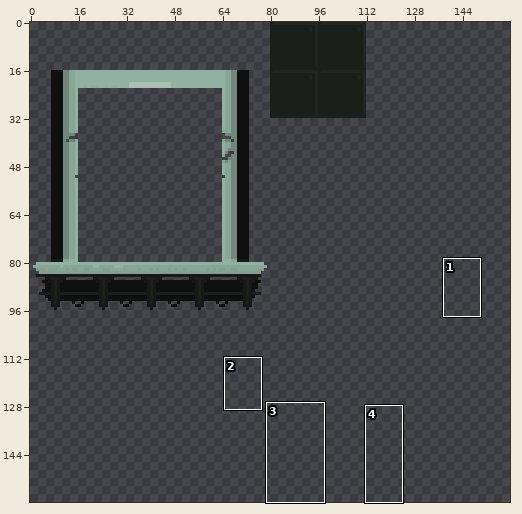
Edited in one commit: pixel-art file (Assets/Art/Tilesets/Lab/lab-tiles.aseprite). Above, an overview of the earlier version with the close-up marked.
Close-up. First the earlier version:
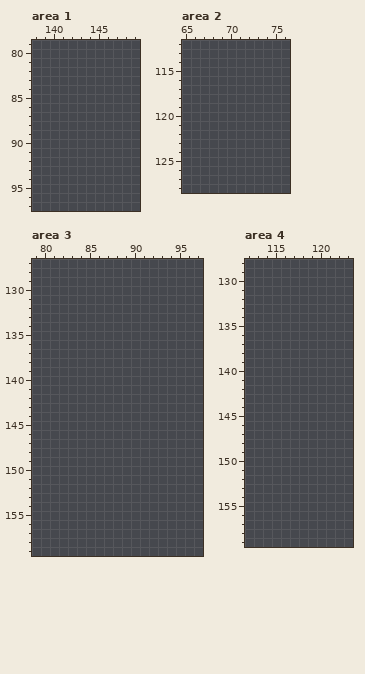
160x160 pixels, 1 frame. Pixels under 10% opacity are left out. Colours within 5 levels of each other are drawn and written as one. Shown: area 1: x 138..149, y 79..97; area 2: x 65..76, y 112..128; area 3: x 79..97, y 127..159; area 4: x 112..123, y 128..159. The commit also changed other parts of the picture, which this record leaves out.
The result:
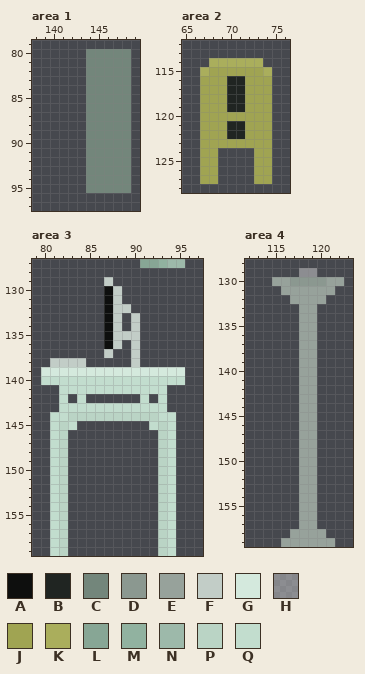
Palette (. is transparent): A #0e0f0e  B #202522  C #73867b  D #8b9890  E #97a29b  F #c2cdc7  G #d4e9dd  H #fffefe61  J #a0a452  K #aaae5c  L #87a695  M #91b2a0  N #9db9aa  P #bad4c5  Q #c2ddce
What changed:
layer "link-wall" added
layer "doorway" added
--- area 1, layer "doorway"
@@ x 142..149 @@
 79 ........
-80 ........
-81 ........
-82 ........
-83 ........
-84 ........
-85 ........
-86 ........
-87 ........
-88 ........
-89 ........
-90 ........
-91 ........
-92 ........
-93 ........
-94 ........
-95 ........
+80 ..CCCCC.
+81 ..CCCCC.
+82 ..CCCCC.
+83 ..CCCCC.
+84 ..CCCCC.
+85 ..CCCCC.
+86 ..CCCCC.
+87 ..CCCCC.
+88 ..CCCCC.
+89 ..CCCCC.
+90 ..CCCCC.
+91 ..CCCCC.
+92 ..CCCCC.
+93 ..CCCCC.
+94 ..CCCCC.
+95 ..CCCCC.
 96 ........
--- area 2, layer "link-wall"
@@ x 65..76 @@
 113 ............
-114 ............
-115 ............
-116 ............
-117 ............
-118 ............
-119 ............
-120 ............
-121 ............
-122 ............
-123 ............
-124 ............
-125 ............
-126 ............
-127 ............
+114 ...KKKKKK...
+115 ..KJJJJJJK..
+116 ..JJJBBJJJ..
+117 ..JJJBBJJJ..
+118 ..JJJBBJJJ..
+119 ..JJJBBJJJ..
+120 ..JJJJJJJJ..
+121 ..JJJBBJJJ..
+122 ..JJJBBJJJ..
+123 ..JJJJJJJJ..
+124 ..JJ....JJ..
+125 ..JJ....JJ..
+126 ..JJ....JJ..
+127 ..JJ....JJ..
 128 ............
--- area 3, layers "doorway", "link-wall"
@@ x 79..97 @@
-127 ...................
+127 ............LLMNN..
 128 ...................
-129 ...................
-130 ...................
-131 ...................
-132 ...................
-133 ...................
-134 ...................
-135 ...................
-136 ...................
-137 ...................
-138 ...................
-139 ...................
-140 ...................
-141 ...................
-142 ...................
-143 ...................
-144 ...................
-145 ...................
-146 ...................
-147 ...................
-148 ...................
-149 ...................
-150 ...................
-151 ...................
-152 ...................
-153 ...................
-154 ...................
-155 ...................
-156 ...................
-157 ...................
-158 ...................
-159 ...................
+129 ........F..........
+130 ........AF.........
+131 ........AF.........
+132 ........AFF........
+133 ........AF.F.......
+134 ........AF.F.......
+135 ........AFFF.......
+136 ........AF.F.......
+137 ........F..F.......
+138 ..FFFF.....F.......
+139 .GGGGGGGGGGGGGGGG..
+140 .QQQQQQQQQQQQQQQQ..
+141 ...QQQQQQQQQQQQ....
+142 ...Q.Q......Q.Q....
+143 ...QQQQQQQQQQQQ....
+144 ..QQPPPPPPPPPPQQ...
+145 ..QPQ........QPQ...
+146 ..QP..........PQ...
+147 ..QP..........PQ...
+148 ..QP..........PQ...
+149 ..QP..........PQ...
+150 ..QP..........PQ...
+151 ..QP..........PQ...
+152 ..QP..........PQ...
+153 ..QP..........PQ...
+154 ..QP..........PQ...
+155 ..QP..........PQ...
+156 ..QP..........PQ...
+157 ..QP..........PQ...
+158 ..QP..........PQ...
+159 ..QP..........PQ...
--- area 4, layer "link-wall"
@@ x 112..123 @@
 128 ............
-129 ............
-130 ............
-131 ............
-132 ............
-133 ............
-134 ............
-135 ............
-136 ............
-137 ............
-138 ............
-139 ............
-140 ............
-141 ............
-142 ............
-143 ............
-144 ............
-145 ............
-146 ............
-147 ............
-148 ............
-149 ............
-150 ............
-151 ............
-152 ............
-153 ............
-154 ............
-155 ............
-156 ............
-157 ............
-158 ............
-159 ............
+129 ......HH....
+130 ...EEDDDDEE.
+131 ....EEEEEE..
+132 .....EEEE...
+133 ......EE....
+134 ......EE....
+135 ......EE....
+136 ......EE....
+137 ......EE....
+138 ......EE....
+139 ......EE....
+140 ......EE....
+141 ......EE....
+142 ......EE....
+143 ......EE....
+144 ......EE....
+145 ......EE....
+146 ......EE....
+147 ......EE....
+148 ......EE....
+149 ......EE....
+150 ......EE....
+151 ......EE....
+152 ......EE....
+153 ......EE....
+154 ......EE....
+155 ......EE....
+156 ......EE....
+157 ......EE....
+158 .....EEEE...
+159 ....EEEEEE..
